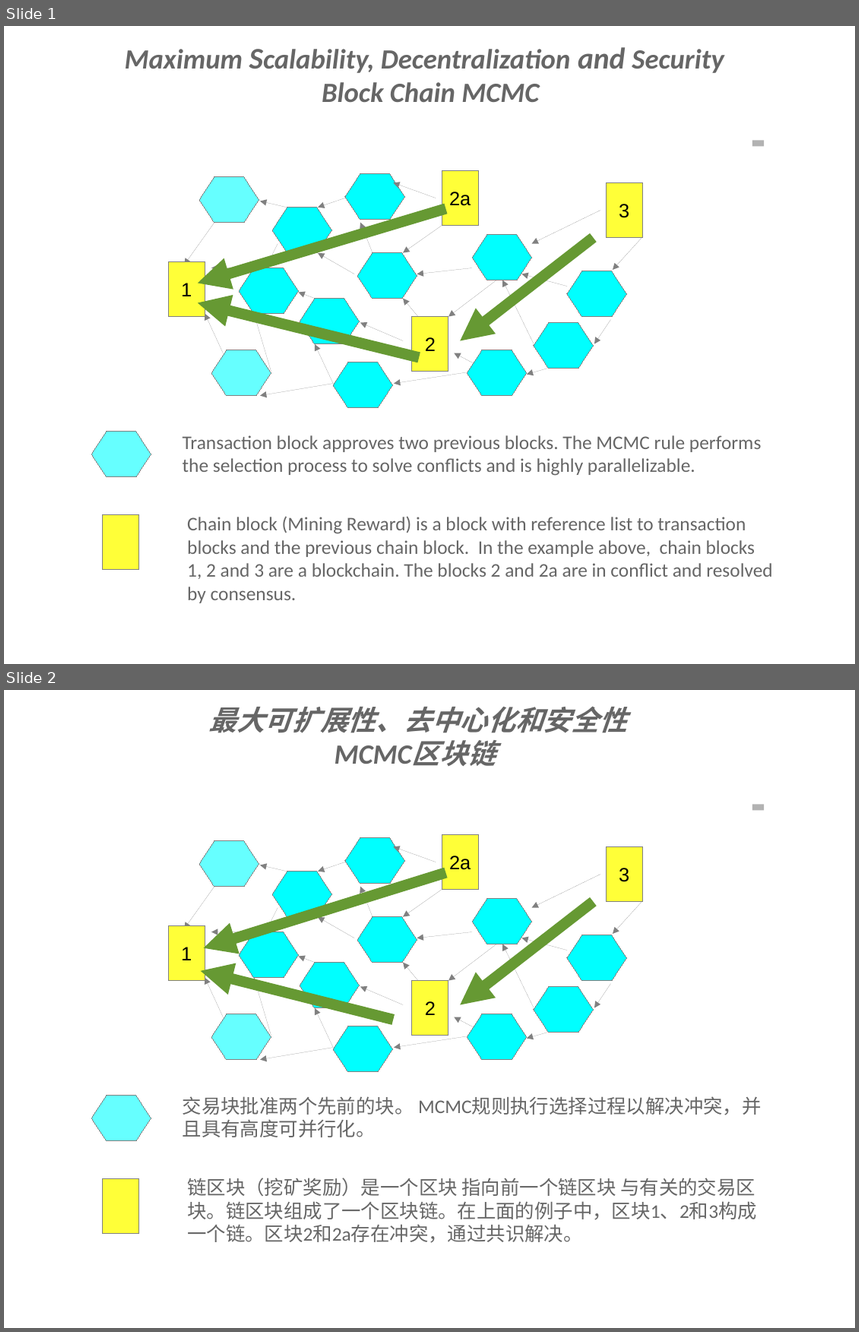
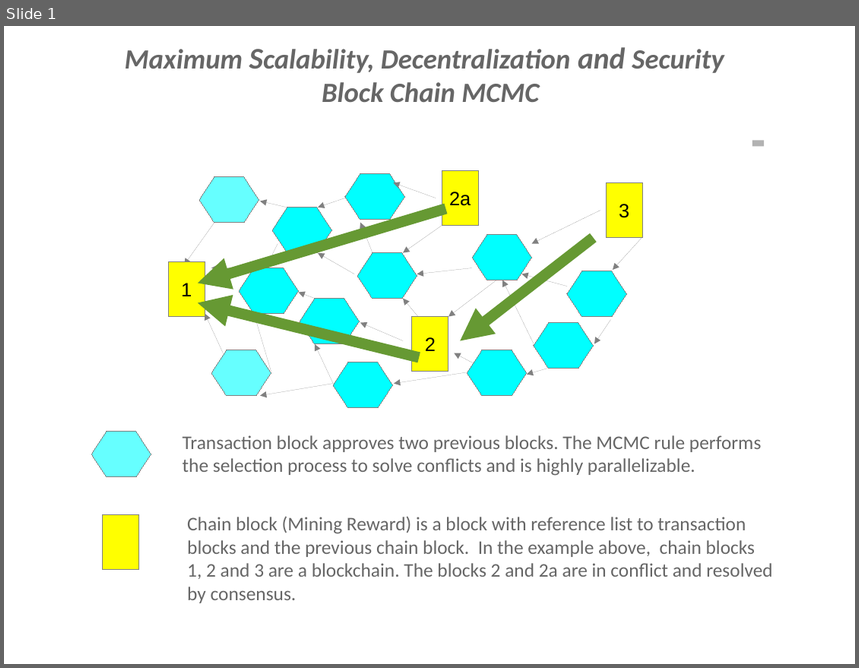
Before and after one commit to bigtangle/bigtangle, a slide deck: summary/mcmc.odp. Shown one above the other, each under a label of ours: slides 1 and 2 before the commit, slide 1 after it. The pictures are 859x1332 and 859x668 pixels, drawn with LibreOffice and Linux fonts; fonts in the diff are those of the drawing. Boxes give left, top, right and bottom in pixels: in the first picture for what was removed or moved away, otherwise in the second. Text is boxed around its words. In the diff, an @@ line names an element or a change of style, - is before the commit and + after.

```diff
--- a/summary/mcmc.odp
+++ b/summary/mcmc.odp
@@ slide 2 removed at box(4, 690, 855, 1328), background #FFFFFF @@
@@ text removed at box(208, 706, 626, 733) @@
-最大可扩展性、去中心化和安全性
-MCMC区块链
@@ group removed at box(102, 804, 765, 1233): 29 arrows, 12 hexagons, 6 rectangles @@
-1
-3
-2
-2a
@@ hexagon removed at box(91, 1096, 151, 1141) @@
@@ text removed at box(183, 1097, 761, 1138) @@
-交易块批准两个先前的块。 MCMC规则执行选择过程以解决冲突，并且具有高度可并行化。
@@ text removed at box(187, 1178, 757, 1243) @@
-链区块（挖矿奖励）是一个区块 指向前一个链区块 与有关的交易区块。链区块组成了一个区块链。在上面的例子中，区块1、2和3构成一个链。区块2和2a存在冲突，通过共识解决。
@@ slide 1 changed as well @@
@@ fill #FFFF38 to #FFFF00 in 5 elements at box(168, 262, 205, 317), box(607, 183, 643, 237), box(413, 316, 449, 371), box(442, 171, 478, 226), box(102, 515, 139, 569) @@
```
Also in this commit, not shown: 4 slides added, 1 other file.
